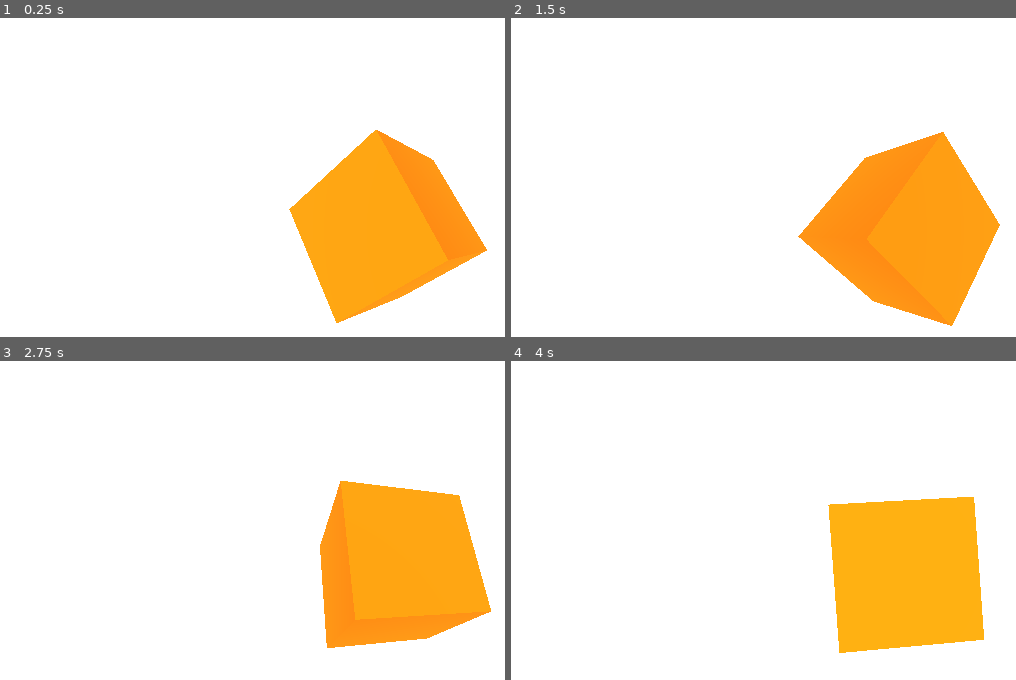
Above: before the commit, frames 1-4 (two rows, left to right).
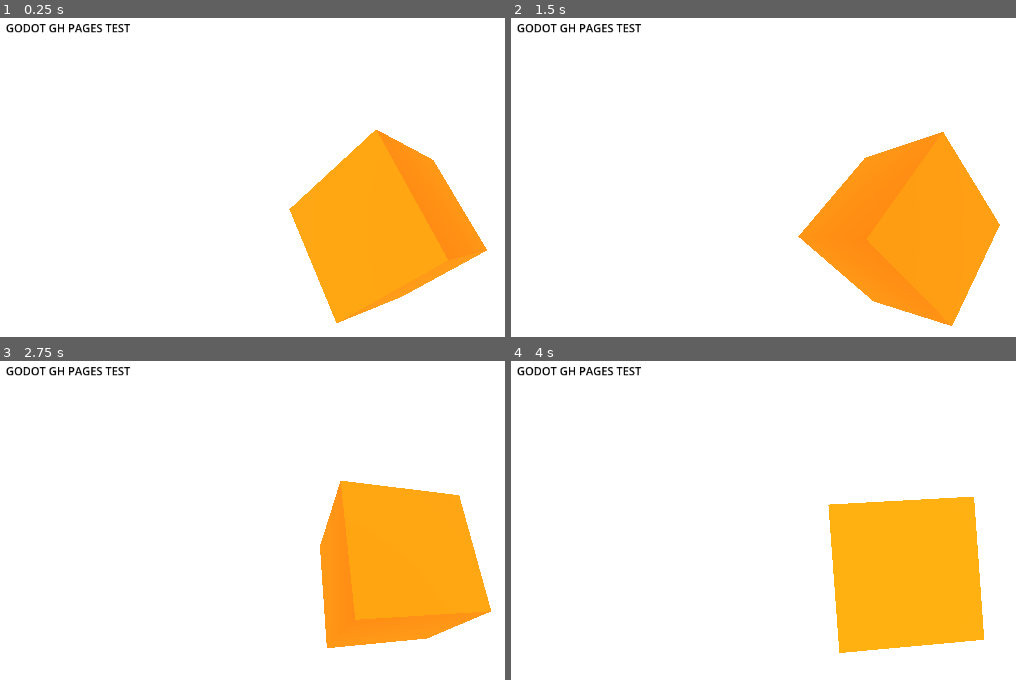
Above: after the commit, the same moments.

Repository: derblaettgen/gd-gh-pages
Game: Godot game, scene res://main.tscn
Two runs of this game, one before a commit and one after it. Both use one fixed random seed, a clock stepped at 60 frames per second and the inputs below.
Inputs:
- Up to frame 1 (0.25 s): no input
- Up to frame 2 (1.5 s): no input
- Up to frame 3 (2.75 s): no input
- Up to frame 4 (4 s): no input

The runs differ from the first frame. In frame 1, 0.4% of the frame differs, in the area x 1-26%, y 1-5%; in frame 2, 0.4%; in frame 3, 0.4%; in frame 4, 0.4%.

Commit message:
Added Text

Diff:
--- a/project/main.tscn
+++ b/project/main.tscn
@@ -1,5 +1,6 @@
-[gd_scene load_steps=4 format=3 uid="uid://bvxlhstg16pmv"]
+[gd_scene load_steps=5 format=3 uid="uid://bvxlhstg16pmv"]
 
+[ext_resource type="PackedScene" uid="uid://dor0asl021oay" path="res://ui.tscn" id="1_jjac5"]
 [ext_resource type="Script" path="res://rotation.gd" id="1_pn584"]
 
 [sub_resource type="BoxMesh" id="BoxMesh_oitnb"]
@@ -8,6 +9,10 @@
 albedo_color = Color(1, 0.494118, 0, 1)
 
 [node name="Node3D" type="Node3D"]
+
+[node name="CanvasLayer" type="CanvasLayer" parent="."]
+
+[node name="UI" parent="CanvasLayer" instance=ExtResource("1_jjac5")]
 
 [node name="MeshInstance3D" type="MeshInstance3D" parent="."]
 transform = Transform3D(0.707107, 0.5, 0.5, 2.4663e-16, 0.707107, -0.707107, -0.707107, 0.5, 0.5, 0, 0, 0)
--- /dev/null
+++ b/project/ui.tscn
@@ -0,0 +1,20 @@
+[gd_scene format=3 uid="uid://dor0asl021oay"]
+
+[node name="UI" type="Control"]
+layout_mode = 3
+anchors_preset = 15
+anchor_right = 1.0
+anchor_bottom = 1.0
+grow_horizontal = 2
+grow_vertical = 2
+
+[node name="RichTextLabel" type="RichTextLabel" parent="."]
+layout_mode = 0
+offset_left = 20.0
+offset_top = 20.0
+offset_right = 289.0
+offset_bottom = 60.0
+theme_override_colors/default_color = Color(0, 0, 0, 1)
+text = "GODOT GH PAGES TEST"
+fit_content = true
+scroll_following = true
